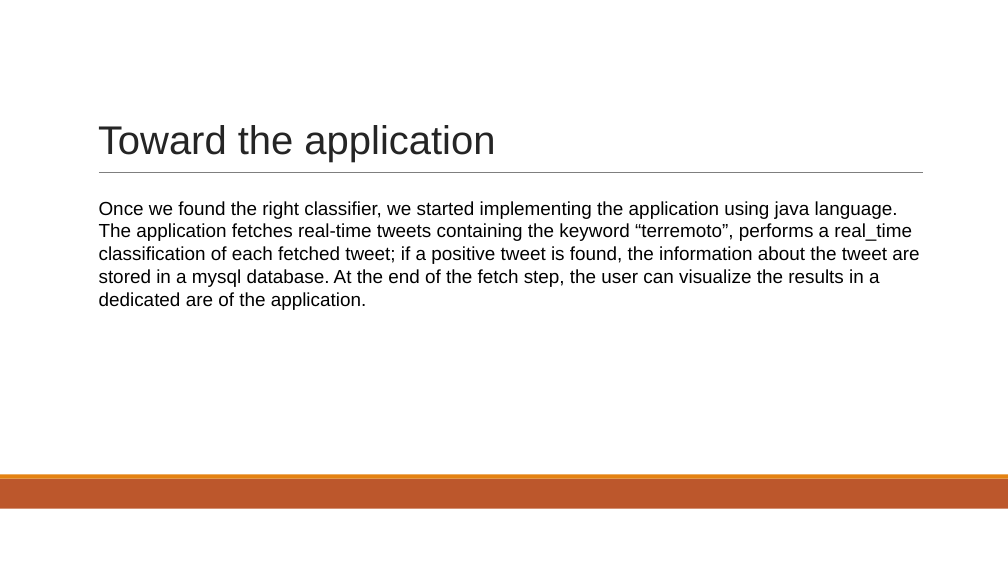
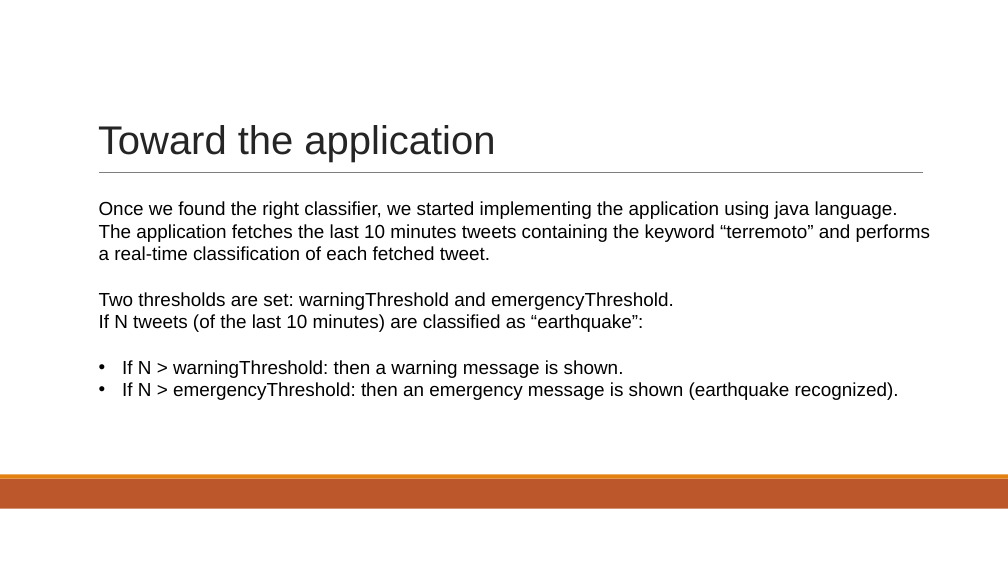
Before and after one commit to Geghi/DMML-Project, a slide deck: slide 16 of documentation/presentazione/presentazione.pptx (slide 15 before the commit). Drawn at 1008x567 pixels with LibreOffice and Linux fonts; fonts in the diff are those of the drawing. Boxes give left, top, right and bottom in pixels: in the first picture for what was removed or moved away, otherwise in the second. Text is boxed around its words. In the diff, an @@ line names an element or a change of style, - is before the commit and + after.

```diff
--- a/documentation/presentazione/presentazione.pptx
+++ b/documentation/presentazione/presentazione.pptx
@@ text at (99,201,931,400): text changed @@
-Once we found the right classifier, we started implementing the application using java language.
-The application fetches real-time tweets containing the keyword “terremoto”, performs a real_time
-classification of each fetched tweet; if a positive tweet is found, the information about the tweet are
-stored in a mysql database. At the end of the fetch step, the user can visualize the results in a
-dedicated are of the application.
+Once we found the right classifier, we started implementing the application using java language.
+The application fetches the last 10 minutes tweets containing the keyword “terremoto” and performs
+a real-time classification of each fetched tweet.
+Two thresholds are set: warningThreshold and emergencyThreshold.
+If N tweets (of the last 10 minutes) are classified as “earthquake”:
+• If N > warningThreshold: then a warning message is shown.
+• If N > emergencyThreshold: then an emergency message is shown (earthquake recognized).
```
Also in this commit, not shown: 12 other slides changed, 3 slides added, 1 slide removed, 1 other file.
